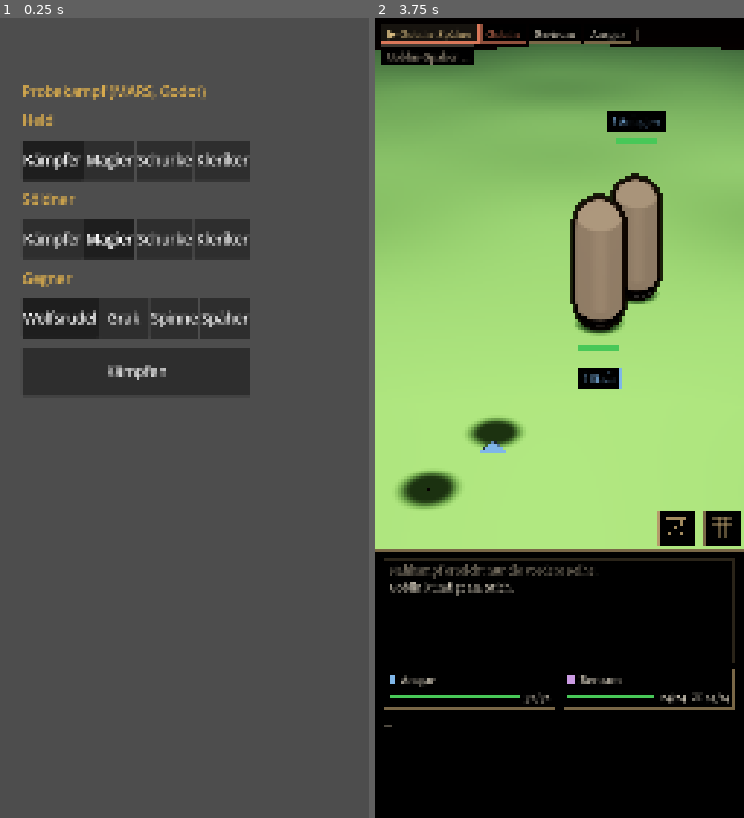
Above: before the commit, frames 1-2 (left to right).
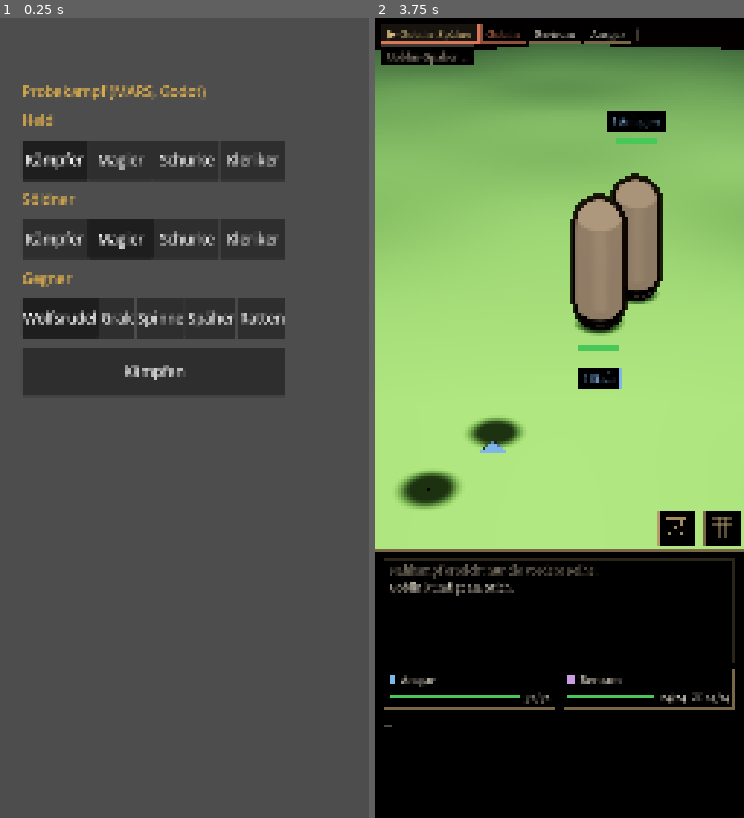
Above: after the commit, the same moments.

Repository: tramour-cmyk/androidapp_rpg_bornim
Game: Godot game, scene res://kampf/probe.tscn
Two runs of this game, one before a commit and one after it. Both use one fixed random seed, a clock stepped at 60 frames per second and the inputs below.
Inputs:
- Up to frame 1 (0.25 s): no input
- Up to frame 2 (3.75 s): click "Wolfsrudel" at 0.5 s; click "Grak" at 1.25 s; click "Spinne" at 2 s; click "Späher" at 2.75 s; click "Kämpfen" at 3.5 s

The runs differ from the first frame. In frame 1, 3.9% of the frame differs, in the area x 6-78%, y 15-48%; in frame 2, nothing differs.

Commit message:
348.9: Riesenratte Runde 10, die letzte (Chef zu Runde 8: Fellstruktur, „ein paar böse Zähne“): Strähnen mit Lichtkante in einer Wuchsrichtung, Kachel 0,7 m (Striche vorher unter 1 Bildpunkt; Struktur gemessen braun 17,5/alt 18,7, grau 20,4/25,2, schwarz 12,9/17,6, Runde 9: 12,7, 17,7, 10,8), Zotteln wie Beast.kt Shag; nackte Haut, Räude, Zähne, Ohren, Rute, Hände ohne Haarstriche (PLAIN_UV, je Fläche ganz); Nagezähne breit, lang, elfenbein, mit Spalt, Maul im Stehen halb offen; Helligkeit wie alt (42–45/44, 60/60, 31–32/34). Prüf-APK: Probekampf „Ratten“ (Aussehen, Regeln noch Wolf), Workflow baut ratte.py mit
Co-Authored-By: Claude Opus 5.5 <noreply@anthropic.com>
Claude-Session: https://claude.ai/code/session_01VH4cbVX5g6FpunSps5XPrP

Diff:
--- a/godot/kampf/figur.gd
+++ b/godot/kampf/figur.gd
@@ -18,6 +18,10 @@
 ## Balken 200 px über der Ratte, Schatten größer als das Tier)
 const ERSATZ_KOPF := {"giant_rat": 0.4}
 const ERSATZ_SCHATTEN := {"giant_rat": [0.3, 0.85, -0.08]}
+## Ersatz ohne Umgebungsvariable (Prüf-APK: Probekampf „Ratten“ setzt giant_rat); ERSATZ geht vor
+static var ersatz_art := ""
+static func ersatz() -> String:
+	return OS.get_environment("ERSATZ") if OS.has_environment("ERSATZ") else ersatz_art
 const ALIAS := {"Biss": "Hauer", "Sprung": "Ansturm", "Lefzen": "Schnauben", "Heulen": "Drohen"}
 # Chef 25.10., 08:57 (2): halb seitlich (−35°) sah er aus, als wolle er weglaufen; jetzt fast zum Gegner
 const WOLF_TURN := -12.0
@@ -82,8 +86,8 @@
 	# Runde 15 (Prüfer Runde 14: Pfotenschatten „unsichtbar im Rumpfschatten“): schmaler (0,7 statt 1,0), die Pfoten stehen am weichen Rand
 	pm.size = Vector2(0.7, 1.5) * _scale() if wolf else Vector2(0.95, 0.95)
 	var vor := 0.15
-	if wolf and ERSATZ_SCHATTEN.has(OS.get_environment("ERSATZ")):
-		var es: Array = ERSATZ_SCHATTEN[OS.get_environment("ERSATZ")]
+	if wolf and ERSATZ_SCHATTEN.has(ersatz()):
+		var es: Array = ERSATZ_SCHATTEN[ersatz()]
 		pm.size = Vector2(es[0], es[1]) * _scale(); vor = es[2]
 	mi.mesh = pm
 	var m := ShaderMaterial.new()
@@ -151,9 +155,9 @@
 		return "res://kampf/daten/held.bin"
 	if fighter.monster.id == Mars.WOLF:
 		var n: int = maxi(fighter.nr, 1) - 1
-		var ersatz := OS.get_environment("ERSATZ")
-		if ERSATZ_FELLE.has(ersatz):
-			return "res://kampf/daten/%s-%s.bin" % [ersatz, ERSATZ_FELLE[ersatz][n % ERSATZ_FELLE[ersatz].size()]]
+		var art := ersatz()
+		if ERSATZ_FELLE.has(art):
+			return "res://kampf/daten/%s-%s.bin" % [art, ERSATZ_FELLE[art][n % ERSATZ_FELLE[art].size()]]
 		return "res://kampf/daten/wolf-%s.bin" % WOLF_COATS[n % WOLF_COATS.size()]
 	return "res://kampf/daten/%s.bin" % fighter.monster.id
 
@@ -482,5 +486,5 @@
 func head() -> Vector3:
 	var h := 1.12 if fighter.monster != null and fighter.monster.id == Mars.WOLF else 1.9     # Ohrspitzen des Wolfs (0,9 lag seit den größeren Ohren, Runde 1 nach Chef, unter dem Balken; davor 60 px darüber)
 	if fighter.monster != null and fighter.monster.id == Mars.WOLF:
-		h = ERSATZ_KOPF.get(OS.get_environment("ERSATZ"), h)
+		h = ERSATZ_KOPF.get(ersatz(), h)
 	return position + Vector3(0, h * (_scale() if fighter.monster != null else 1.0), 0)
--- a/godot/kampf/kampfort.gd
+++ b/godot/kampf/kampfort.gd
@@ -431,7 +431,7 @@
 	if f.monster == null:
 		return 1.0
 	if f.monster.id == Mars.WOLF:
-		return FOE_SIZE * WOLF_SIZE * ART_SIZE.get(OS.get_environment("ERSATZ"), 1.0)
+		return FOE_SIZE * WOLF_SIZE * ART_SIZE.get(Figur.ersatz(), 1.0)
 	return FOE_SIZE
 
 
--- a/godot/kampf/probe.gd
+++ b/godot/kampf/probe.gd
@@ -6,9 +6,10 @@
 const Mars = preload("res://regeln/mars.gd")
 const Wuerfel = preload("res://regeln/wuerfel.gd")
 const Kampfort = preload("res://kampf/kampfort.gd")
+const Figur = preload("res://kampf/figur.gd")
 const CLASSES := ["FIGHTER", "WIZARD", "ROGUE", "CLERIC"]
 const NAMES := {"FIGHTER": "Kämpfer", "WIZARD": "Magier", "ROGUE": "Schurke", "CLERIC": "Kleriker"}
-const FOES := {"WOLVES": "Wolfsrudel", "GRAK": "Grak", "SPIDER": "Spinne", "SCOUT": "Späher"}
+const FOES := {"WOLVES": "Wolfsrudel", "GRAK": "Grak", "SPIDER": "Spinne", "SCOUT": "Späher", "RATS": "Ratten"}
 
 var tables: Dictionary
 var hero_cls := "FIGHTER"
@@ -239,7 +240,10 @@
 		"GRAK": [["grak", Mars.GRAK, Vector2i(0, 0)]],
 		"SPIDER": [["wolf1", Mars.WOLF, Vector2i(0, 0)], ["spider", Mars.SPIDER, Vector2i(1, 0)]],
 		"SCOUT": [["gob1", Mars.CALLED, Vector2i(0, 0)], ["scout", Mars.SCOUT, Vector2i(1, 0)]],
+		# 348.9: drei Riesenratten im Aussehen, Regeln noch die des Wolfs (Ratte in MARS fehlt noch)
+		"RATS": [["wolf1", Mars.WOLF, Vector2i(0, 0)], ["wolf2", Mars.WOLF, Vector2i(0, 1)], ["wolf3", Mars.WOLF, Vector2i(1, 0)]],
 	}[foe]
+	Figur.ersatz_art = "giant_rat" if foe == "RATS" else ""
 	if still_name != "":
 		party[0].hero = party[0].hero.duplicate()
 		party[0].hero.name = still_name
--- a/godot/tests/kampfort_lauf.gd
+++ b/godot/tests/kampfort_lauf.gd
@@ -16,7 +16,7 @@
 func _all() -> void:
 	var failed := 0
 	var n := 0
-	for foe in ["WOLVES", "GRAK", "SPIDER", "SCOUT"]:
+	for foe in ["WOLVES", "GRAK", "SPIDER", "SCOUT", "RATS"]:
 		for i in CLASSES.size():
 			var hero: String = CLASSES[i]
 			var merc: String = CLASSES[(i + 1) % CLASSES.size()]
Not shown, changed: .github/workflows/godot-kampf.yml
Not shown, changed: tools/blender348/ratte.py
Not shown, changed: tools/blender348/vierbeiner.py
